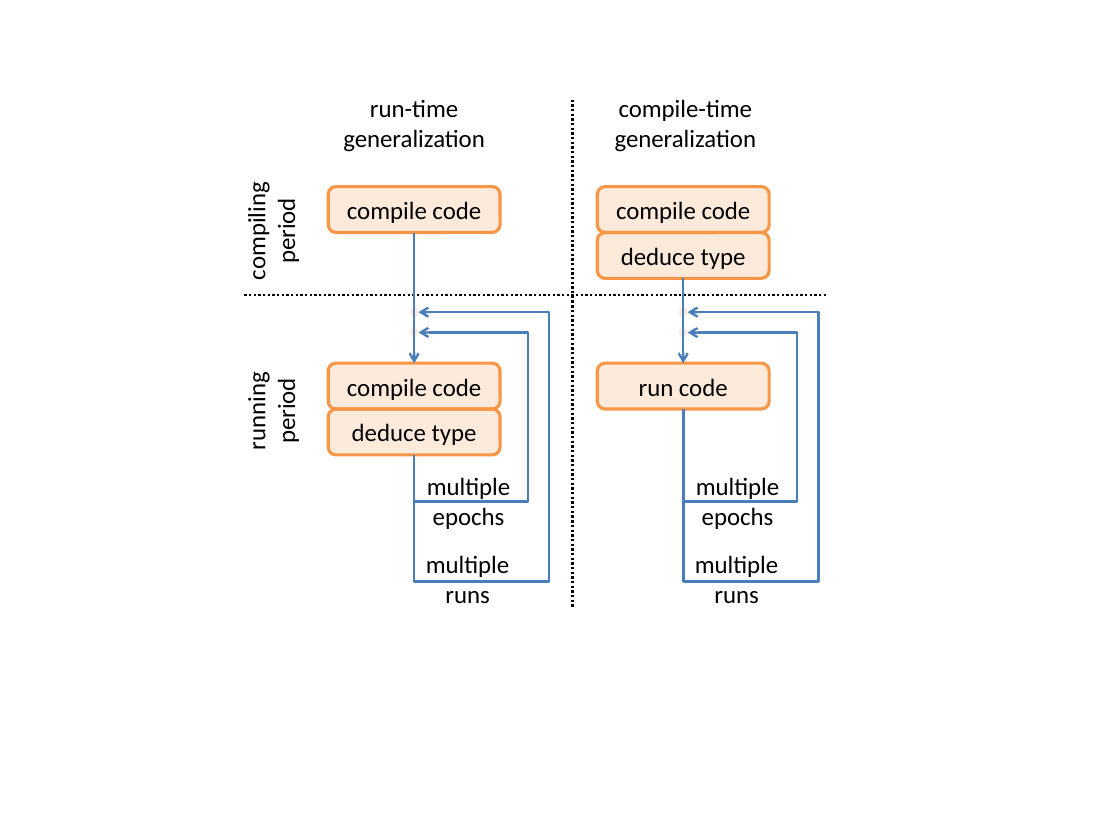
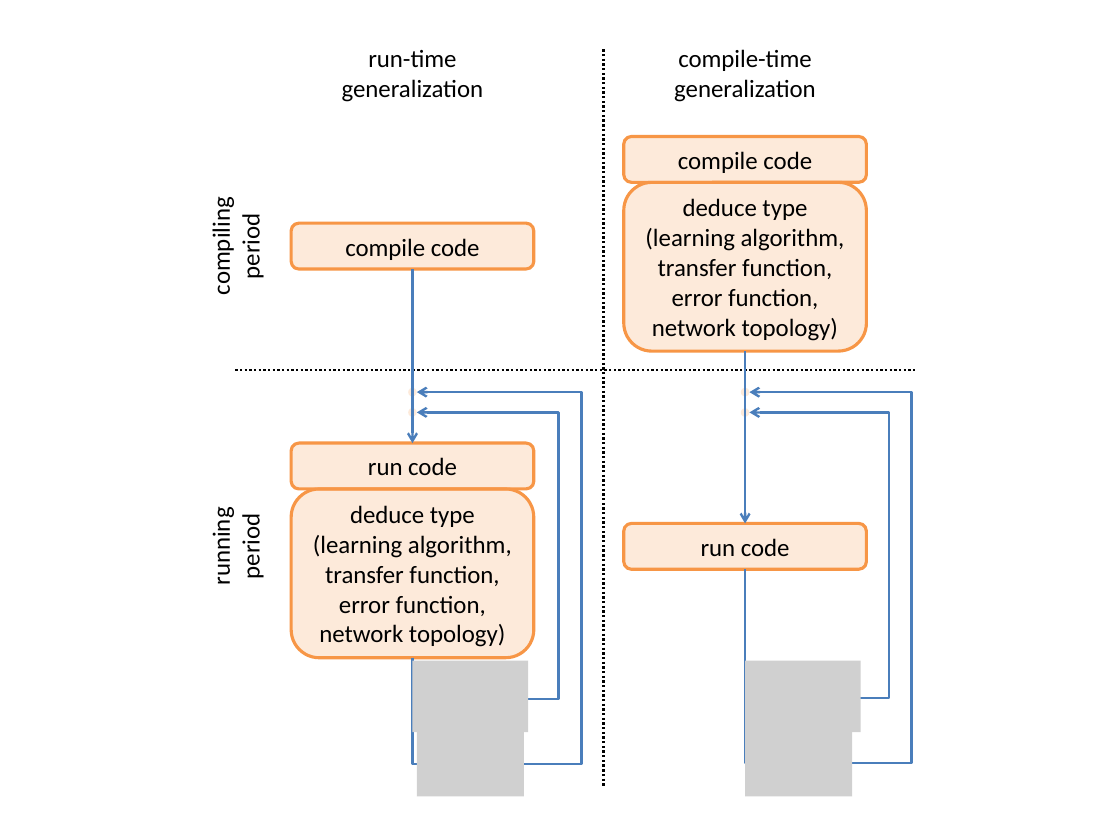
Before and after one commit to wenduow/BeefNet, a slide deck: slide 8 of trunk/pic/pic.pptx (slide 9 before the commit). Drawn at 1120x840 pixels with LibreOffice and Linux fonts; fonts in the diff are those of the drawing; grey boxes stand for pictures. Boxes give left, top, right and bottom in pixels: in the first picture for what was removed or moved away, otherwise in the second. Text is boxed around its words. In the diff, an @@ line names an element or a change of style, - is before the commit and + after.

```diff
--- a/trunk/pic/pic.pptx
+++ b/trunk/pic/pic.pptx
@@ text "run-time generalization": place and size @@
-text "run-time generalization" at bbox=[343, 100, 485, 152]
+text "run-time generalization" at bbox=[342, 50, 484, 102]
@@ line moved from (572, 100) - (572, 607) to (604, 49) - (604, 787) @@
@@ text "compile-time generalization": place and size @@
-text "compile-time generalization" at bbox=[615, 99, 757, 152]
+text "compile-time generalization" at bbox=[674, 49, 816, 102]
@@ rounded rectangle "compile code": place and size @@
-rounded rectangle "compile code" at bbox=[597, 187, 768, 233]
+rounded rectangle "compile code" at bbox=[624, 137, 867, 183]
@@ text "compiling period": place and size @@
-text "compiling period" at bbox=[242, 191, 301, 277]
+text "compiling period" at bbox=[206, 206, 266, 292]
@@ rounded rectangle "deduce type (learning algorithm, transfer ...": place and size @@
-rounded rectangle "deduce type (learning algorithm, transfer ..." at bbox=[597, 233, 768, 279]
+rounded rectangle "deduce type (learning algorithm, transfer ..." at bbox=[624, 183, 867, 352]
@@ text in rounded rectangle at bbox=[645, 198, 845, 341]: text changed @@
-deduce type
+deduce type
+(learning algorithm,
+transfer function,
+error function,
+network topology)
@@ rounded rectangle "compile code": place and size @@
-rounded rectangle "compile code" at bbox=[328, 187, 500, 233]
+rounded rectangle "compile code" at bbox=[291, 223, 534, 269]
@@ line moved from (414, 233) - (414, 317) to (412, 269) - (412, 396) @@
@@ line moved from (683, 279) - (683, 317) to (745, 352) - (745, 396) @@
@@ line moved from (244, 296) - (828, 296) to (235, 370) - (915, 370) @@
@@ 2 ellipses, 1 line, 1 arrow: place and size @@
-2 ellipses, 1 line, 1 arrow at bbox=[410, 308, 419, 363]
+2 ellipses, 1 line, 1 arrow at bbox=[408, 388, 417, 444]
@@ elbow arrow moved from (414, 455) - (419, 312) to (412, 657) - (417, 392) @@
@@ elbow arrow moved from (414, 455) - (419, 333) to (412, 657) - (417, 412) @@
@@ 2 ellipses, 1 line: place and size @@
-2 ellipses, 1 line at bbox=[679, 308, 688, 337]
+2 ellipses, 1 line at bbox=[740, 388, 749, 418]
@@ elbow arrow moved from (683, 409) - (688, 312) to (745, 569) - (749, 392) @@
@@ elbow arrow moved from (683, 455) - (688, 333) to (745, 569) - (749, 412) @@
@@ arrow moved from (683, 337) - (683, 363) to (745, 417) - (745, 523) @@
@@ rounded rectangle "run code": place and size @@
-rounded rectangle "run code" at bbox=[328, 363, 500, 409]
+rounded rectangle "run code" at bbox=[291, 444, 534, 489]
@@ text in rounded rectangle at bbox=[368, 457, 457, 475]: text changed @@
-compile code
+run code
@@ text "running period": place and size @@
-text "running period" at bbox=[242, 379, 301, 448]
+text "running period" at bbox=[206, 514, 266, 583]
@@ rounded rectangle "run code": place and size @@
-rounded rectangle "run code" at bbox=[597, 363, 768, 409]
+rounded rectangle "run code" at bbox=[624, 523, 867, 569]
@@ group removed at bbox=[328, 409, 779, 604]: 4 texts, 1 rounded rectangle @@
-deduce type
-multiple
-epochs
-multiple
-runs
-multiple
-epochs
-multiple
-runs
@@ group added at bbox=[291, 489, 860, 796]: 4 pictures, 1 rounded rectangle @@
+deduce type
+(learning algorithm,
+transfer function,
+error function,
+network topology)
```
Also in this commit, not shown: 4 other slides changed, 1 slide removed, 6 other files.
